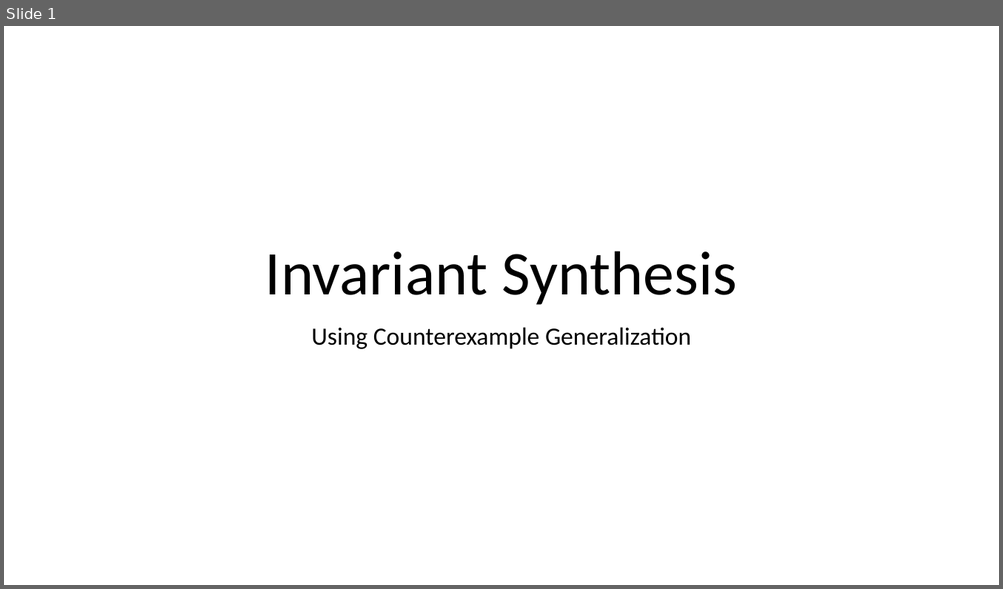
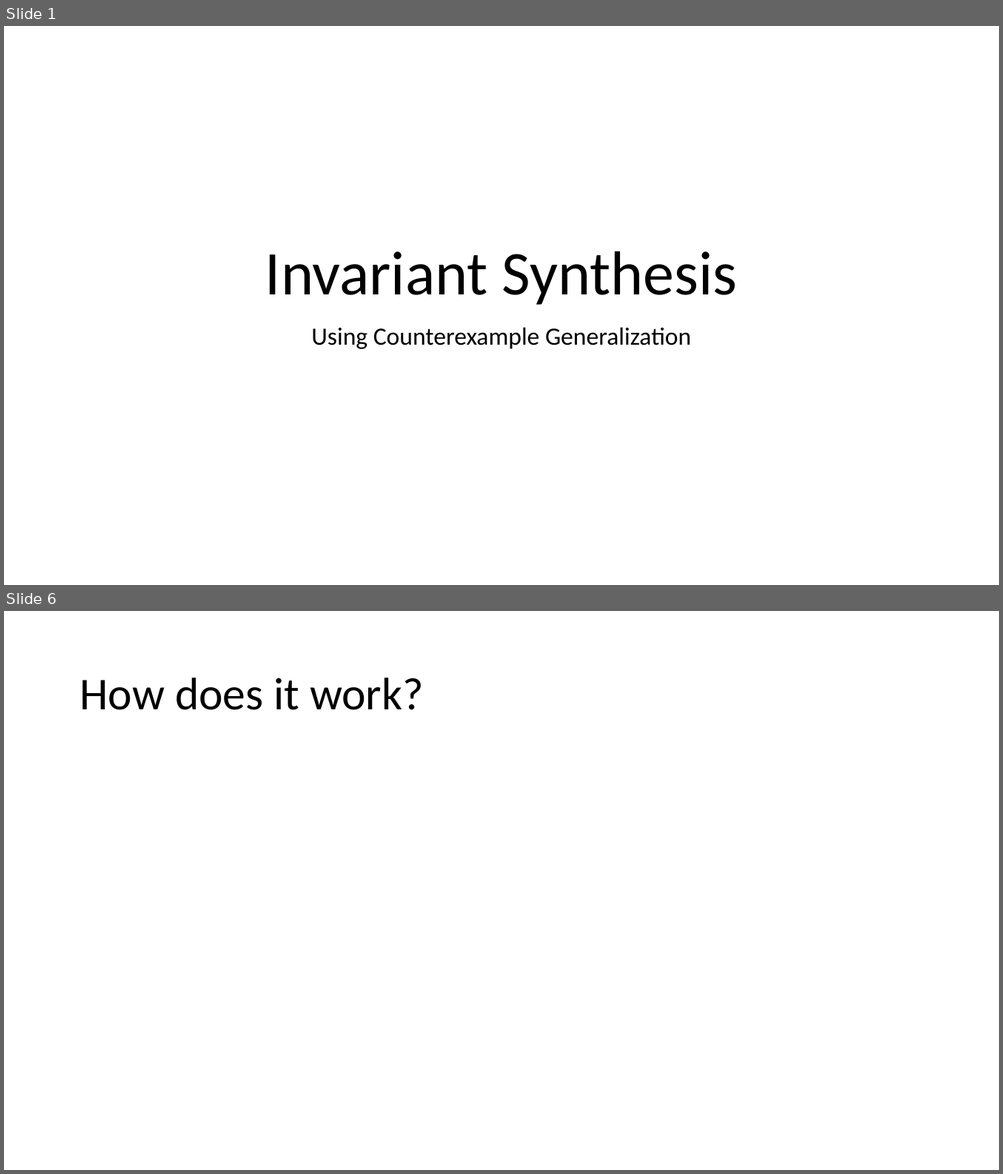
Before and after one commit to tjhance/ivy-research, a slide deck: invariant_synthesis/Invariant Synthesis.pptx. Shown one above the other, each under a label of ours: slide 1 before the commit, slides 1 and 6 after it; the slides between them are not shown. The pictures are 1003x589 and 1003x1174 pixels, drawn with LibreOffice and Linux fonts; fonts in the diff are those of the drawing. Boxes give left, top, right and bottom in pixels: in the first picture for what was removed or moved away, otherwise in the second. Text is boxed around its words. In the diff, an @@ line names an element or a change of style, - is before the commit and + after.

```diff
--- a/invariant_synthesis/Invariant Synthesis.pptx
+++ b/invariant_synthesis/Invariant Synthesis.pptx
@@ slide 6 added at (4, 611, 999, 1170), background #FFFFFF @@
@@ title added at (79, 678, 424, 710), 44 pt, text #000000 @@
+How does it work?
```
Also in this commit, not shown: 6 other slides added, 7 other files.
